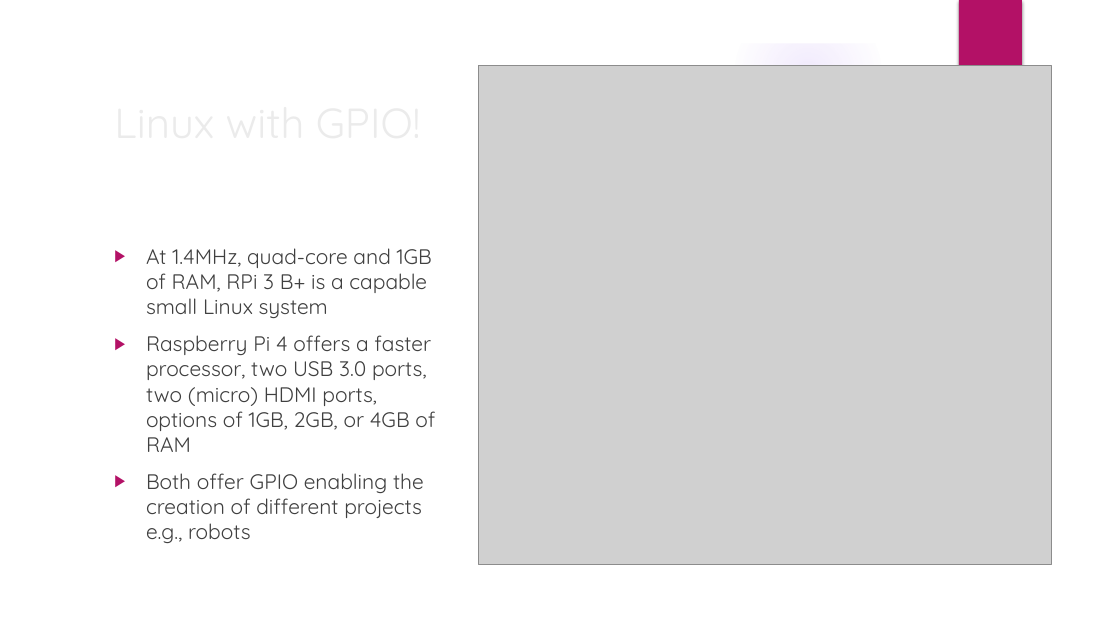
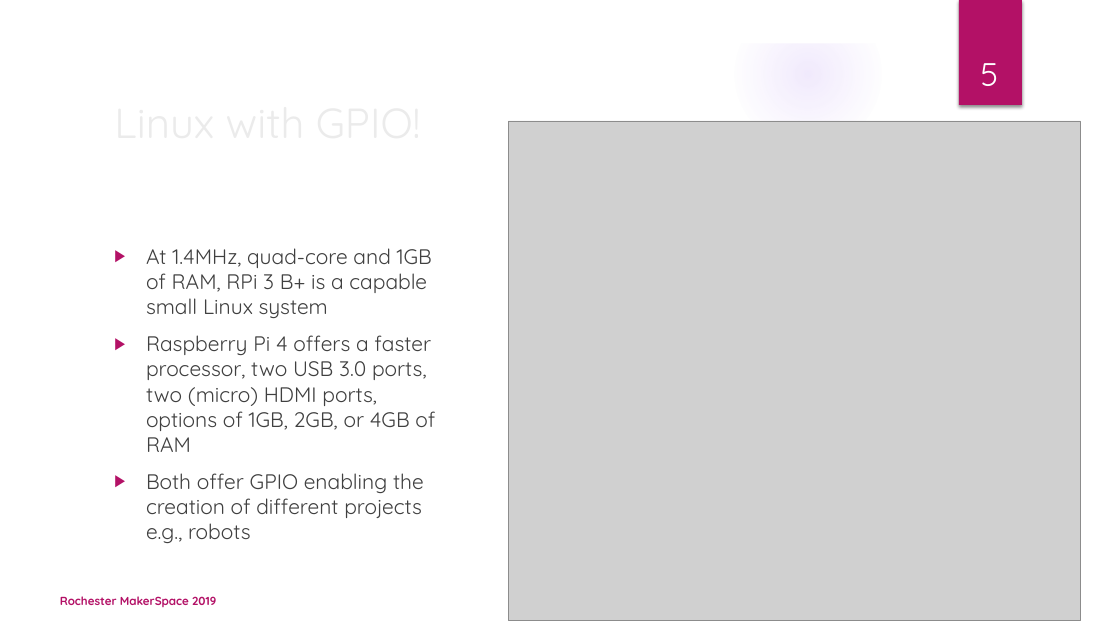
Before and after one commit to RochesterMakerSpace/Raspberry-Pi-class, a slide deck: slide 5 of docs/Introduction to Raspberry Pi.pptx. Drawn at 1120x630 pixels with LibreOffice and Linux fonts; fonts in the diff are those of the drawing; grey boxes stand for pictures; background and template pictures are left out. Boxes give left, top, right and bottom in pixels: in the first picture for what was removed or moved away, otherwise in the second. Text is boxed around its words. In the diff, an @@ line names an element or a change of style, - is before the commit and + after.

```diff
--- a/docs/Introduction to Raspberry Pi.pptx
+++ b/docs/Introduction to Raspberry Pi.pptx
@@ page number added at <box>981,63,999,86</box>, 28 pt, text #FFFFFF @@
+5
@@ picture: place and size @@
-picture at <box>479,66,1051,565</box>
+picture at <box>508,121,1081,621</box>
@@ text added at <box>60,596,216,607</box>, 10 pt, text #B31166, bold @@
+Rochester MakerSpace 2019
```
Also in this commit, not shown: 5 other slides changed, 1 other file.
